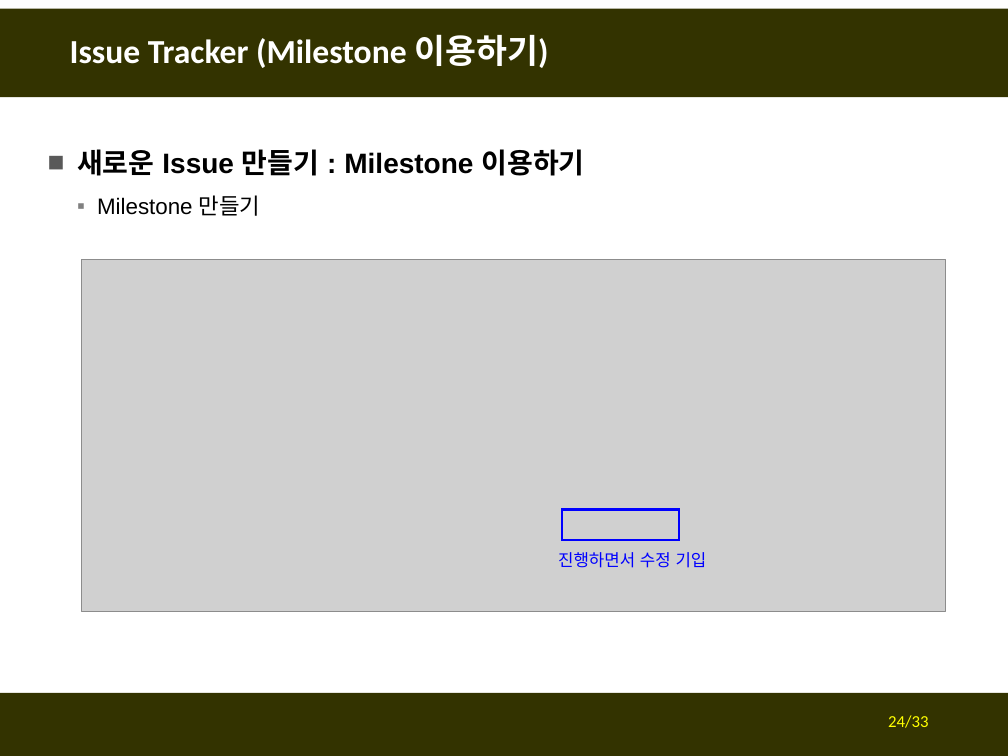
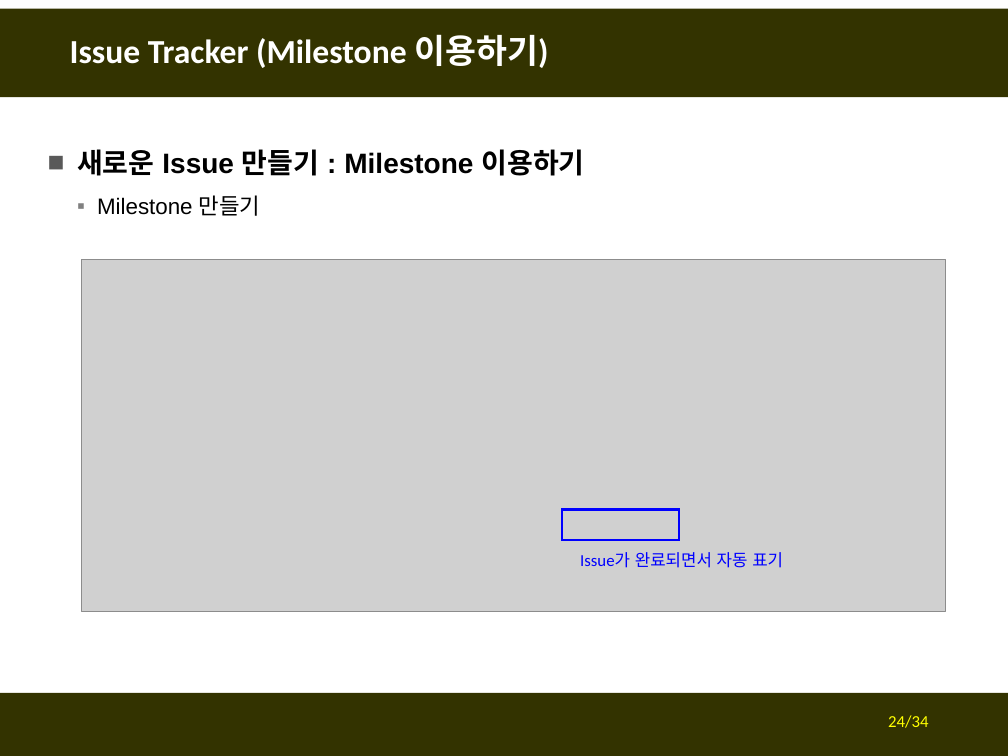
Before and after one commit to fasthill/github-lecture, a slide deck: slide 24 of git및github첫걸음7-issuetracker.pptx. Drawn at 1008x756 pixels with LibreOffice and Linux fonts; fonts in the diff are those of the drawing; grey boxes stand for pictures. Boxes give left, top, right and bottom in pixels: in the first picture for what was removed or moved away, otherwise in the second. Text is boxed around its words. In the diff, an @@ line names an element or a change of style, - is before the commit and + after.

```diff
--- a/git및github첫걸음7-issuetracker.pptx
+++ b/git및github첫걸음7-issuetracker.pptx
@@ text at (x1=580, y1=552, x2=783, y2=568): text changed @@
-진행하면서 수정 기입
+Issue가 완료되면서 자동 표기
@@ page number at (x1=888, y1=715, x2=928, y2=728): text changed @@
-24/33
+24/34
```
Also in this commit, not shown: 3 other slides changed.
